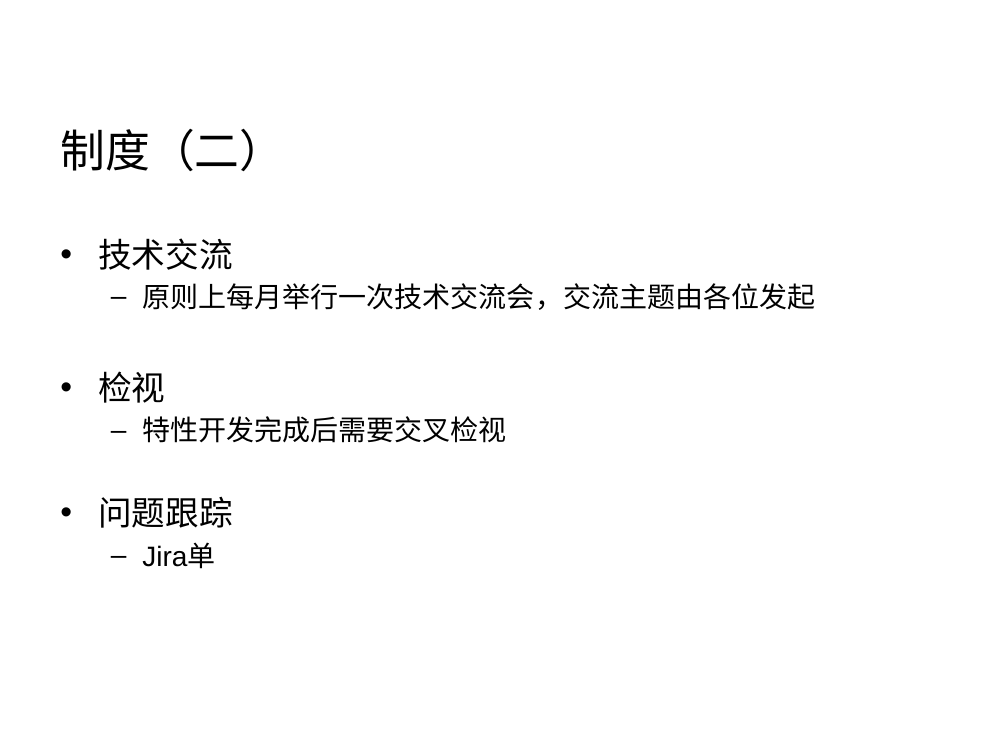
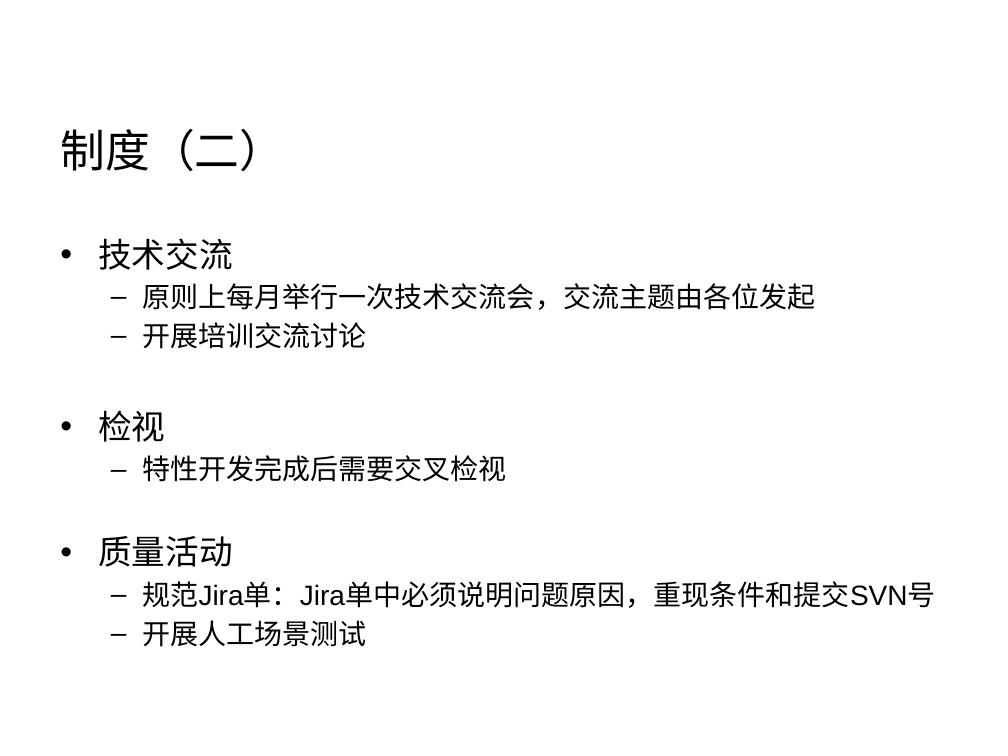
Before and after one commit to Vivian-hihi/SequoiaDB, a slide deck: slide 11 of internal_doc/01.需求特性/SequoiaDB_BP(2014_3) .pptx. Drawn at 1008x756 pixels with LibreOffice and Linux fonts; fonts in the diff are those of the drawing; background and template pictures are left out. Boxes give left, top, right and bottom in pixels: in the first picture for what was removed or moved away, otherwise in the second. Text is boxed around its words. In the diff, an @@ line names an element or a change of style, - is before the commit and + after.

```diff
--- a/internal_doc/01.需求特性/SequoiaDB_BP(2014_3) .pptx
+++ b/internal_doc/01.需求特性/SequoiaDB_BP(2014_3) .pptx
@@ text at [142, 322, 366, 349]: paragraph added @@
+  – 开展培训交流讨论
@@ text at [98, 536, 935, 647]: text changed @@
-• 问题跟踪
-  – Jira单
+• 质量活动
+  – 规范Jira单：Jira单中必须说明问题原因，重现条件和提交SVN号
+  – 开展人工场景测试
```
Also in this commit, not shown: 1 other slide changed.
